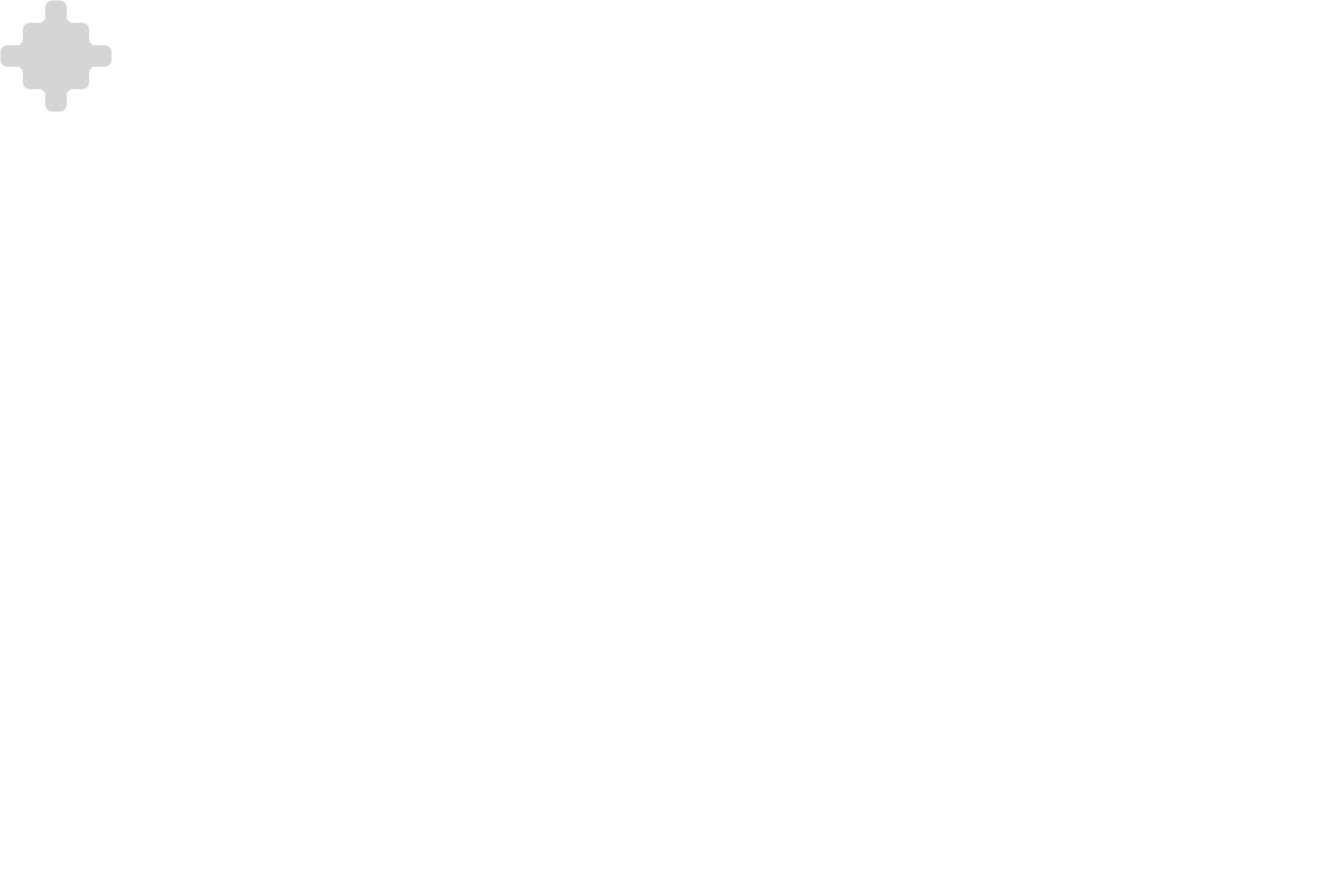
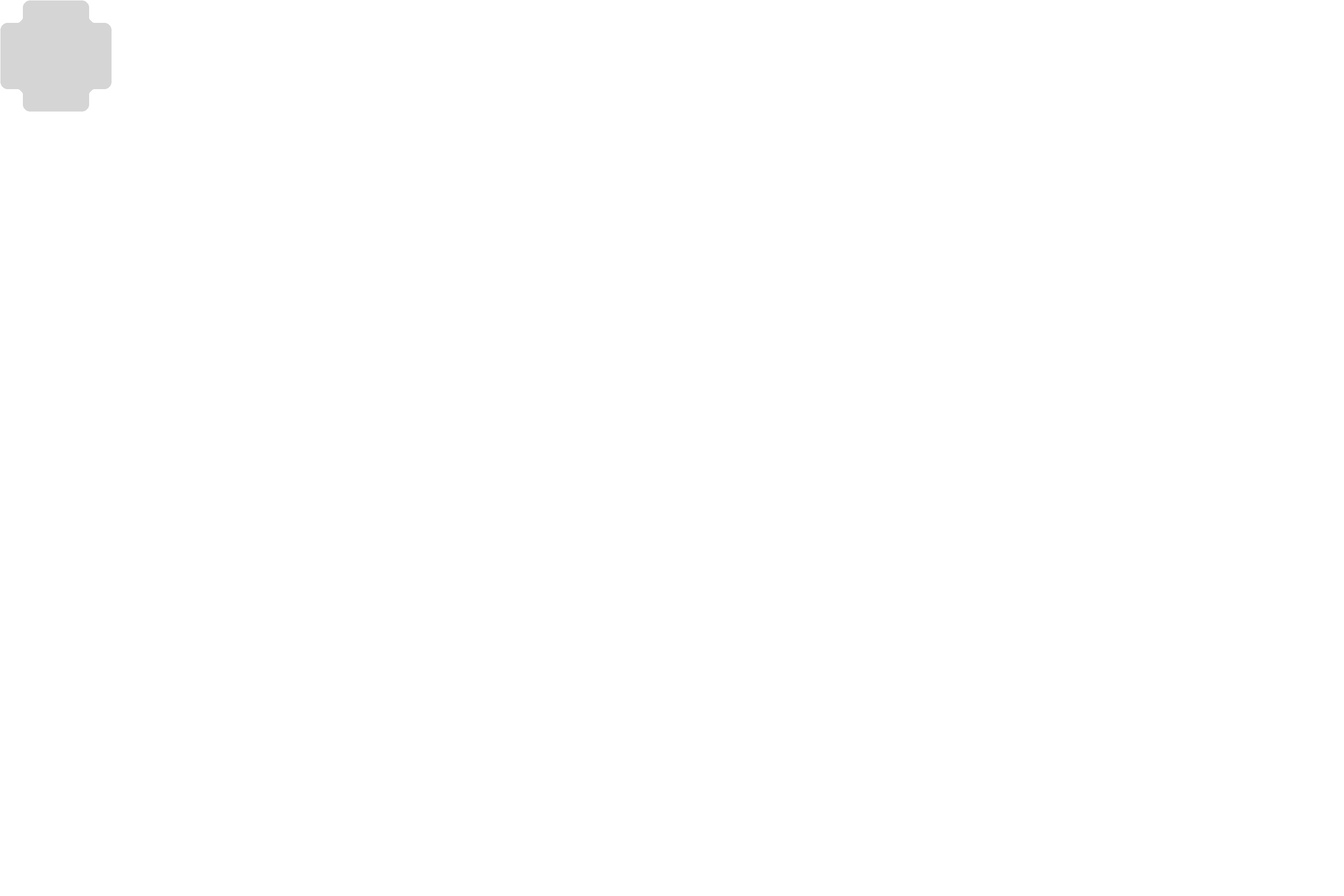
Layer changes from the first w=1344, h=896 image to the second:
added layer "Large Freeze" above "Small Freeze" over [0, 0, 112, 112]
moved "Layer 1" into group "Small Freeze" over [0, 0, 112, 112]
